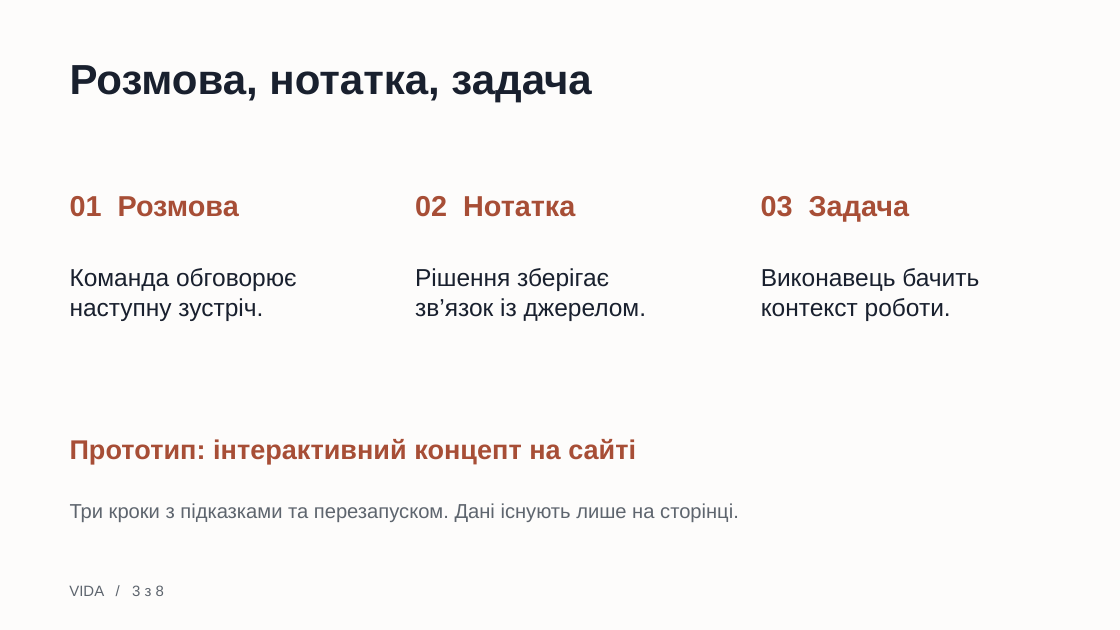
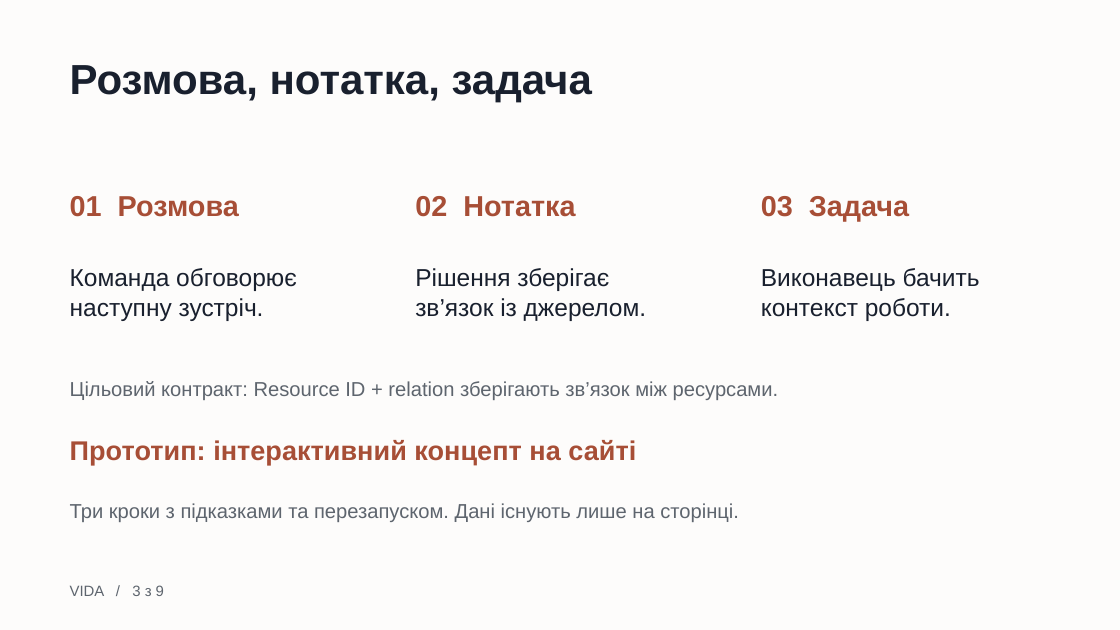
Before and after one commit to pomazanbohdan/vida, a slide deck: slide 3 of presentation-output/VIDA-developers-5min.pptx. Drawn at 1120x630 pixels with LibreOffice and Linux fonts; fonts in the diff are those of the drawing. Boxes give left, top, right and bottom in pixels: in the first picture for what was removed or moved away, otherwise in the second. Text is boxed around its words. In the diff, an @@ line names an element or a change of style, - is before the commit and + after.

Commit message:
docs: update VIDA presentation with mockups and QR links

```diff
--- a/presentation-output/VIDA-developers-5min.pptx
+++ b/presentation-output/VIDA-developers-5min.pptx
@@ text added at [70,381,778,400], 17.2 pt, text #5E656E @@
+Цільовий контракт: Resource ID + relation зберігають зв’язок між ресурсами.
@@ text at [70,585,164,596]: text changed @@
-VIDA / 3 з 8
+VIDA / 3 з 9
```
Also in this commit, not shown: 7 other slides changed, 1 slide added.
